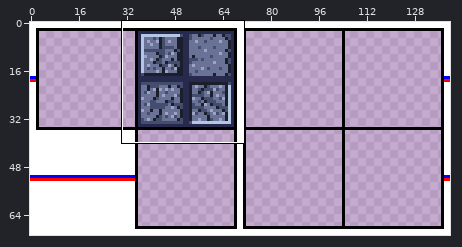
Two versions of one sprite sheet, tilesets/wall_panels/wall_panels.png. Above, an overview of the earlier version with the close-up marked.
Close-up. Old version:
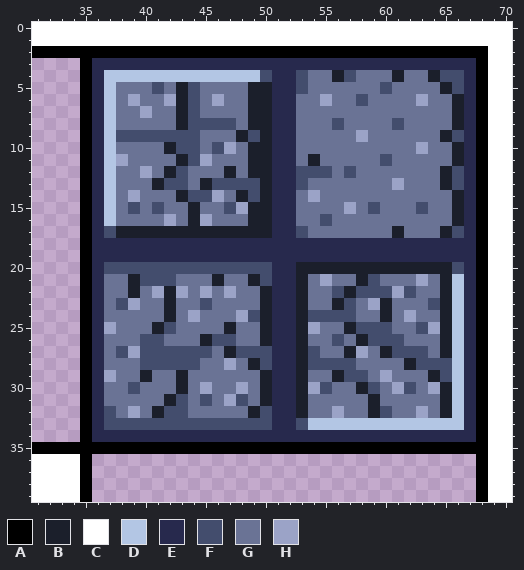
The file is 140x71 pixels. Shown: x 31..70, y 0..39.
Palette (. is transparent): A #000000  B #1b1f2b  C #ffffff  D #b3c6e4  E #27294d  F #434d6d  G #6a7395  H #9ba3c7
Pixels before, first column x 31:
 0 CCCCCCCCCCCCCCCCCCCCCCCCCCCCCCCCCCCCCCCC
 1 CCCCCCCCCCCCCCCCCCCCCCCCCCCCCCCCCCCCCCCC
 2 AAAAAAAAAAAAAAAAAAAAAAAAAAAAAAAAAAAAAACC
 3 ....AEEEEEEEEEEEEEEEEEEEEEEEEEEEEEEEEACC
 4 ....AEDDDDDDDDDDDDDFEEFGGBFGGGBGGBFFEACC
 5 ....AEDGGGFGBFGGGGBBEEFGGGGGGFGGGGBFEACC
 6 ....AEDGHGGHBFGHGGBBEEGGHGGFGGGGHGGBEACC
 7 ....AEDGGHGGBFGGGGBBEEGGGGGGGGGGGGGBEACC
 8 ....AEDGGGGGBFFFFGBBEEGGGFGGGGFGGGGBEACC
 9 ....AEDFFFFFFFGGGBFBEEGGGGGHGGGGGGBFEACC
10 ....AEDGGGGBFFGFHGBBEEGGGGGGGGGGHGGBEACC
11 ....AEDHGGGGBFHGGGBBEEGBGGGGGFGGGGGBEACC
12 ....AEDGGHGBFGGGBGBBEEFFFGFGGGGGGGBFEACC
13 ....AEDGGGBFFGBFFFFBEEFGGGGGGGHGGGBFEACC
14 ....AEDGHGGGBFFHGBFBEEGHGGGGGGGGGGGBEACC
15 ....AEDGFGFGGBGGFHBBEEGGGGHGFGGGFGGBEACC
16 ....AEDGGGGHGBHGGGBBEEGGFGGGGGGGGGGBEACC
17 ....AEFBBBBBBBBBBBBBEEFGGGGGGGBGGGBFEACC
18 ....AEEEEEEEEEEEEEEEEEEEEEEEEEEEEEEEEACC
19 ....AEEEEEEEEEEEEEEEEEEEEEEEEEEEEEEEEACC
20 ....AEFFFFFFFFFFFFFFEEBBBBBBBBBBBBBFEACC
21 ....AEGGBFFFGGGBGGBFEEBGHGGBFGGGHGBDEACC
22 ....AEGGBGHBHGHGHGGBEEBGGFBFFFHFGGBDEACC
23 ....AEGFHGGBGGFGGGGBEEBGGBFGHBGGGFBDEACC
24 ....AEGGGGGBGHGGGHFBEEBFFFFGGBGHGGBDEACC
25 ....AEHGGGBFGGGGBGGBEEBHGGBFFFGGFHBDEACC
26 ....AEGGGFFGGGBFFGGBEEBGGFGBFFFGGGBDEACC
27 ....AEGFHFFFFFFGBFFFEEBFGGBHGBFFFGBDEACC
28 ....AEGGGFFFFFGGHGBFEEBFFFFGGGGBFFFDEACC
29 ....AEHGGBGGBGGGGGGBEEBGGBFFGHGGGBFDEACC
30 ....AEGGFGGGBGHGGHGBEEBHFGGBFGHFGHBDEACC
31 ....AEGGGGGBFGFGHFGBEEBGGGGGBGGGGGBDEACC
32 ....AEFGHGBFFGGGGGBFEEBGGHGGBFGGHGBDEACC
33 ....AEFFFFFFFFFFFFFFEEFDDDDDDDDDDDDDEACC
34 ....AEEEEEEEEEEEEEEEEEEEEEEEEEEEEEEEEACC
35 AAAAAAAAAAAAAAAAAAAAAAAAAAAAAAAAAAAAAACC
36 CCCCA................................ACC
37 CCCCA................................ACC
38 CCCCA................................ACC
39 CCCCA................................ACC
The same view after the edit:
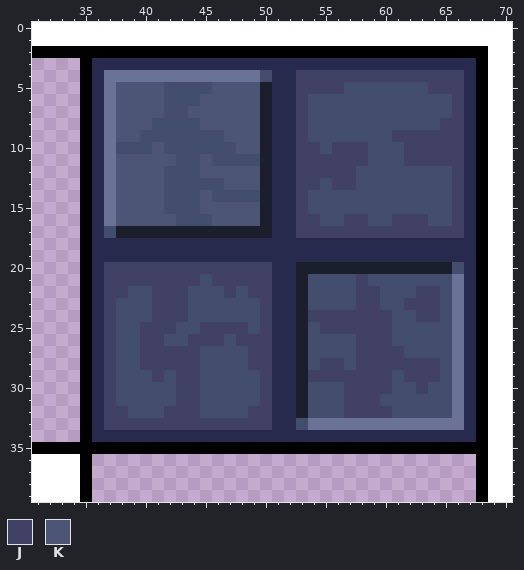
Colours new in this view: J #404164  K #4d5576
Message: Update wall bricks Version 2, subtler and less noisy in its detail.
The edit:
Changed rows in their new state; - is an unchanged pixel.
first column x 37:
 4 GGGGGGGGGGGGG---JJJJJJJJJJJJJJ
 5 GKKKKFF-FKKKK---JJJJFFF-FFFJJJ
 6 GKKKKFF-KKKKK---JFFFF-FFFFFFFJ
 7 GKKKKFFKKKKKK---JFFFFFFFFFFFFJ
 8 GKKKFFF-KKKKK---JFF-FFFF-FFFJJ
 9 GKK-----FFKKK---JFFFFFFFJJJJJJ
10 GFFFKF--F-FKK---JJFJJJFFFJJJJJ
11 GKKKKKF-KFFFF---JJJJJJF-FJJJJJ
12 GKKKKF-FKKKKK---JJJJJFFFFFFFFJ
13 GKKKK--FF-KKK---JJFJJFFFFFFFFJ
14 GKKKKFF-KFFF----JFFFFFFFFFFFFJ
15 GKKKKFFFKKKKK---JFFFFF-FFF-FFJ
16 GKKKKKFFFKKKK---JJ-FJJFFJJJFFJ
17 ----------------JJJJJJJJJJJJJJ
20 JJJJJJJJJJJJJJ----------------
21 JJJJJJJJFJJJJJ---FFFFJ-FFFFFFG
22 JJFFJJJFFFJFJJ---FF-FJJ-F-JJFG
23 J-FFJJJF-FFFFJ---FFF-JJFFJJJFG
24 JFFFJJJFFFFF-J---JJJJJJJFFJJFG
25 JFFJJJFFJJJJFJ---FJJJJJJFF-FFG
26 JFFJJFFJJJ-JJJ---FF-FJJJ-FFFFG
27 J-FJJJJJ-FF-JJ----FFFJJJJ--FFG
28 JFFJJJJJFFFFJJ----JJ-JJJJJJJ-G
29 JFFFJFJJFFFFFJ---JJJJJJJFJJJ-G
30 JF-FFFJJFFFFFJ---F-FJJJJF-JFFG
31 JFFFFFJJ-FF-FJ---FFFJJJFFFFFFG
32 JJFFFJJJFFFFJJ---FFFJJJJFFFFFG
33 JJJJJJJJJJJJJJ---GGGGGGGGGGGGG
Boxes around the changes in both close-ups, in picture pixels (x1, y1, x2, y2):
changed: (104, 70, 464, 430)
